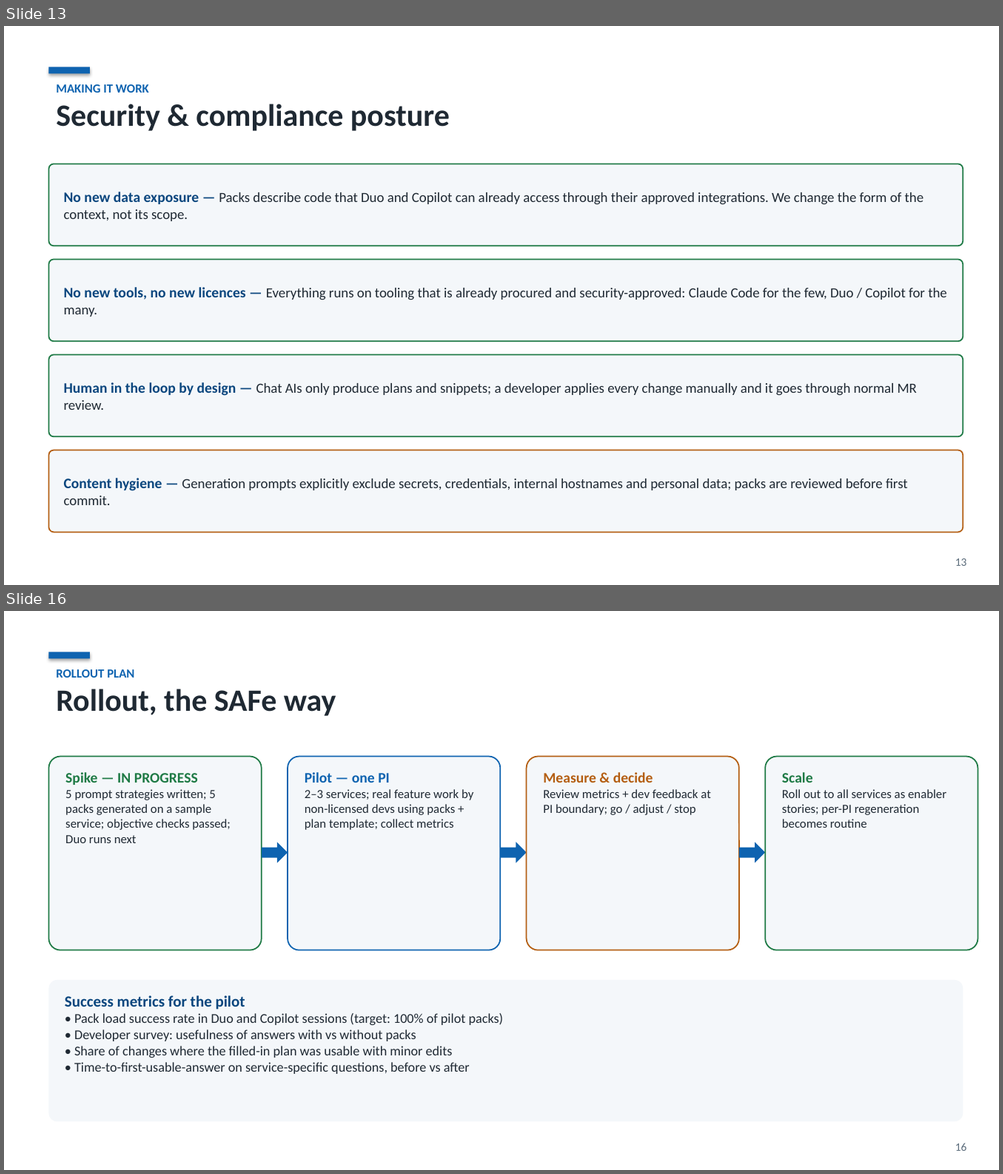
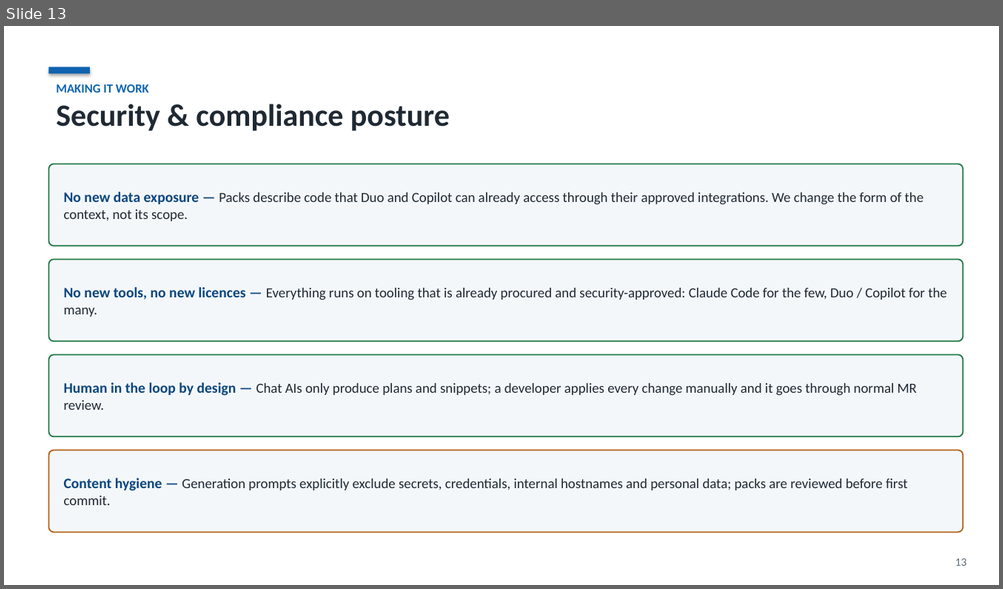
Before and after one commit to kamilhakim-s/claude2duo, a slide deck: deck/claude2duo-context-packs.pptx. Shown one above the other, each under a label of ours: slides 13 and 16 before the commit, slide 13 after it; the slides between them are not shown. The pictures are 1003x1174 and 1003x589 pixels, drawn with LibreOffice and Linux fonts; fonts in the diff are those of the drawing. Boxes give left, top, right and bottom in pixels: in the first picture for what was removed or moved away, otherwise in the second. Text is boxed around its words. In the diff, an @@ line names an element or a change of style, - is before the commit and + after.

```diff
--- a/deck/claude2duo-context-packs.pptx
+++ b/deck/claude2duo-context-packs.pptx
@@ slide 16 removed at <box>4,611,999,1170</box>, background #FFFFFF @@
@@ rectangle removed at <box>48,652,90,659</box> @@
@@ text removed at <box>56,669,336,716</box> @@
-ROLLOUT PLAN
-Rollout, the SAFe way
@@ rounded rectangle removed at <box>48,757,262,951</box> @@
-Spike — IN PROGRESS
-5 prompt strategies written; 5 packs generated on a sample service; objective checks passed; Duo runs next
@@ rounded rectangle removed at <box>287,757,500,951</box> @@
-Pilot — one PI
-2–3 services; real feature work by non-licensed devs using packs + plan template; collect metrics
@@ rounded rectangle removed at <box>526,757,739,951</box> @@
-Measure & decide
-Review metrics + dev feedback at PI boundary; go / adjust / stop
@@ rounded rectangle removed at <box>765,757,978,951</box> @@
-Scale
-Roll out to all services as enabler stories; per-PI regeneration becomes routine
@@ right arrow removed at <box>262,843,287,863</box> @@
@@ right arrow removed at <box>500,843,526,863</box> @@
@@ right arrow removed at <box>739,843,765,863</box> @@
@@ rounded rectangle removed at <box>48,980,963,1122</box> @@
-Success metrics for the pilot
-• Pack load success rate in Duo and Copilot sessions (target: 100% of pilot packs)
-• Developer survey: usefulness of answers with vs without packs
-• Share of changes where the filled-in plan was usable with minor edits
-• Time-to-first-usable-answer on service-specific questions, before vs after
@@ text removed at <box>955,1143,967,1151</box> @@
-16
```
Also in this commit, not shown: 5 slides changed, 2 slides added, 3 other files.
